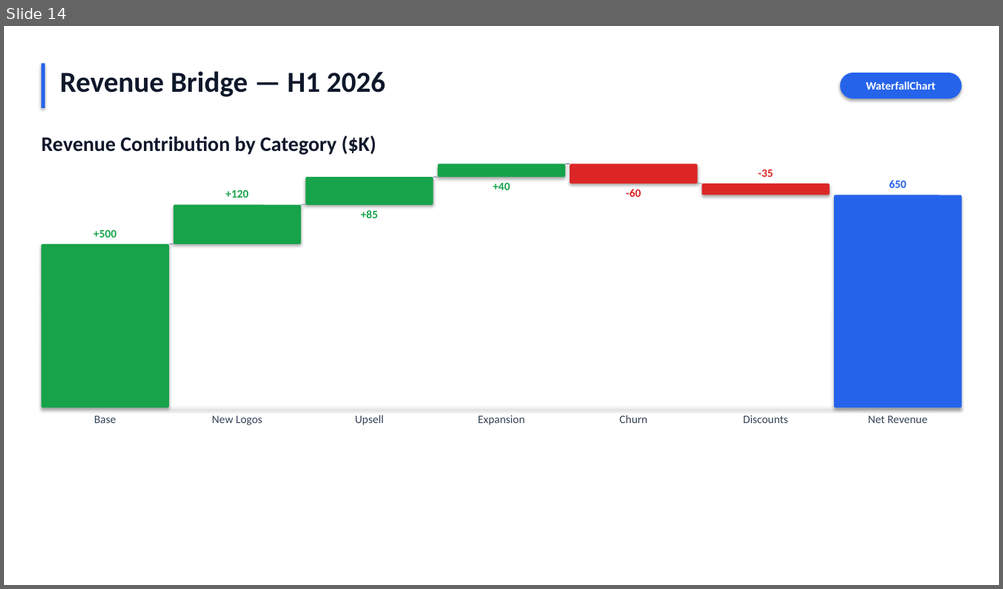
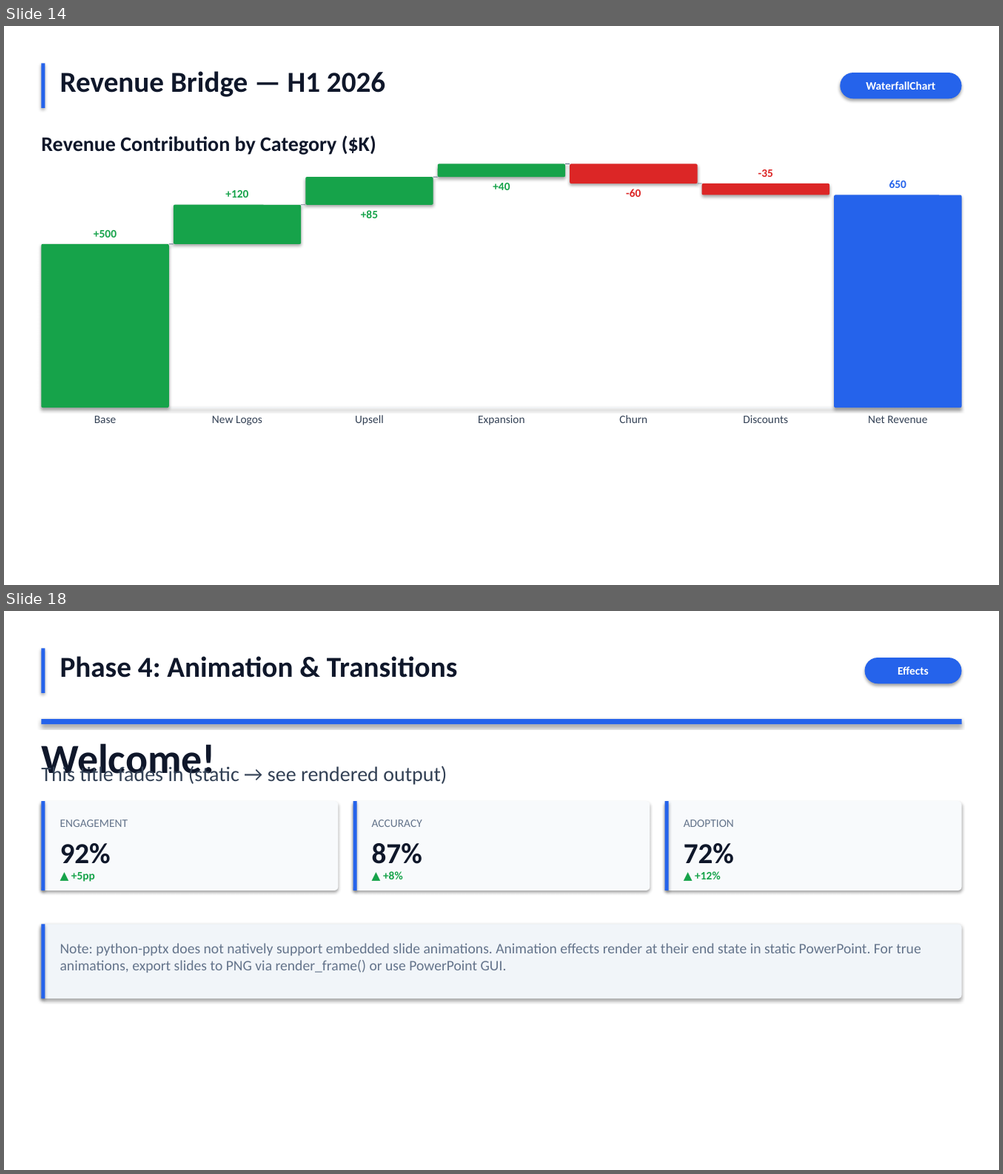
Before and after one commit to lhuasheng/PowerpointComponents, a slide deck: examples/demo_light.pptx. Shown one above the other, each under a label of ours: slide 14 before the commit, slides 14 and 18 after it; the slides between them are not shown. The pictures are 1003x589 and 1003x1174 pixels, drawn with LibreOffice and Linux fonts; fonts in the diff are those of the drawing. Boxes give left, top, right and bottom in pixels: in the first picture for what was removed or moved away, otherwise in the second. Text is boxed around its words. In the diff, an @@ line names an element or a change of style, - is before the commit and + after.

```diff
--- a/examples/demo_light.pptx
+++ b/examples/demo_light.pptx
@@ slide 18 added at box(4, 611, 999, 1170), background #FFFFFF @@
@@ rectangle added at box(41, 648, 45, 693), fill #2563EB @@
@@ text added at box(60, 656, 458, 678), 28 pt, text #0F172A, bold @@
+Phase 4: Animation & Transitions
@@ rounded rectangle added at box(865, 658, 962, 684), fill #2563EB, 11 pt, text #FFFFFF, bold @@
+Effects
@@ rectangle added at box(41, 719, 962, 724), fill #2563EB @@
@@ text added at box(41, 743, 216, 783), 40 pt, text #0F172A, bold @@
+Welcome!
@@ text added at box(41, 763, 447, 785), 20 pt, text #334155 @@
+This title fades in (static → see rendered output)
@@ rounded rectangle added at box(41, 801, 338, 891), fill #F8FAFC @@
@@ rectangle added at box(41, 801, 45, 891), fill #2563EB @@
@@ rounded rectangle added at box(353, 801, 650, 891), fill #F8FAFC @@
@@ rectangle added at box(353, 801, 357, 891), fill #2563EB @@
@@ rounded rectangle added at box(665, 801, 962, 891), fill #F8FAFC @@
@@ rectangle added at box(665, 801, 669, 891), fill #2563EB @@
@@ text added at box(60, 820, 128, 827), 11 pt, text #64748B @@
+ENGAGEMENT
@@ text added at box(372, 820, 422, 827), 11 pt, text #64748B @@
+ACCURACY
@@ text added at box(683, 820, 734, 827), 11 pt, text #64748B @@
+ADOPTION
@@ text added at box(60, 843, 111, 864), 28 pt, text #0F172A, bold @@
+92%
@@ text added at box(372, 843, 422, 864), 28 pt, text #0F172A, bold @@
+87%
@@ text added at box(683, 843, 734, 864), 28 pt, text #0F172A, bold @@
+72%
@@ text added at box(71, 872, 95, 882), 11 pt, text #16A34A, bold @@
+▲ +5pp
@@ text added at box(383, 871, 403, 880), 11 pt, text #16A34A, bold @@
+▲ +8%
@@ text added at box(694, 871, 720, 880), 11 pt, text #16A34A, bold @@
+▲ +12%
@@ rounded rectangle added at box(41, 924, 962, 999), fill #F1F5F9 @@
@@ rectangle added at box(41, 924, 45, 999), fill #2563EB @@
@@ text added at box(60, 943, 920, 973), 14 pt, text #64748B @@
+Note: python-pptx does not natively support embedded slide animations. Animation effects render at their end state in static PowerPoint. For true animations, export slides to PNG via render_frame() or use PowerPoint GUI.
```
Also in this commit, not shown: 1 slide changed, 3 other slides added, 15 other files.
